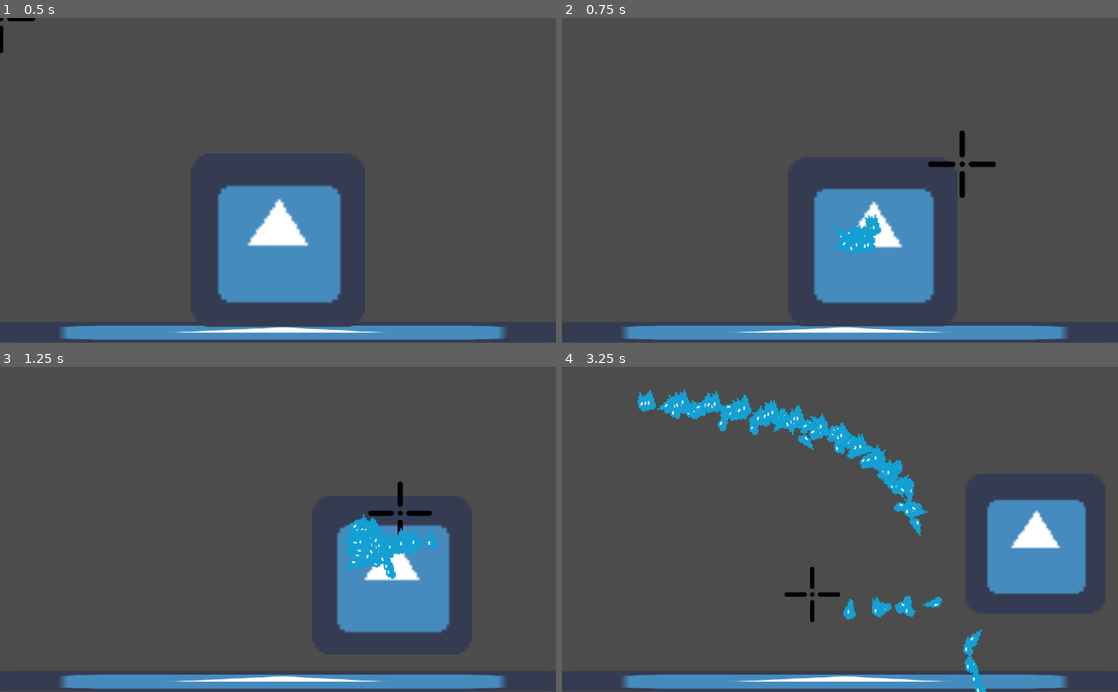
Above: before the commit, frames 1-4 (two rows, left to right).
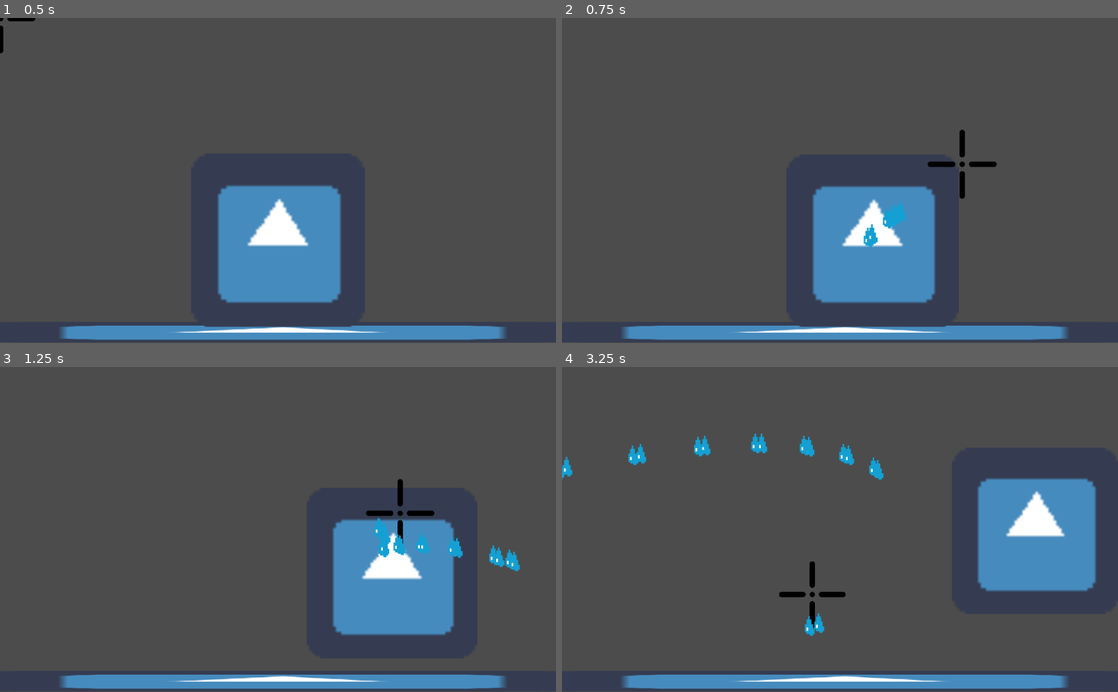
Above: after the commit, the same moments.

Repository: Wowe-Peanut/REPL-Game-Jam
Game: Godot game, scene res://Levels/TestLevel.tscn
The game is run twice, just before and just after one commit, with the same random seed, the same clock (stepped at 60 frames per second) and the same inputs. The engine's default icon, where the game draws it, is replaced by a stand-in: a white triangle on a blue panel in a dark square.
Inputs (mouse positions are in pixels of both pictures, inside the frame that each line leads up to):
- Up to frame 1 (0.5 s): no input
- Up to frame 2 (0.75 s): tap Enter at 0.5 s; move the mouse to (962, 164) at 0.52 s; press the mouse at (962, 164) at 0.53 s; hold D (right) from 0.53 s (still down)
- Up to frame 3 (1.25 s): keep holding D (right); tap W (jump) at 0.77 s
- Up to frame 4 (3.25 s): move the mouse to (728, 545) at 1.27 s; release the mouse at (728, 545) at 1.28 s; click (728, 545) at 1.35 s; tap W (jump) at 1.52, 3.02 s; move the mouse to (895, 458) at 2.02 s; release D (right) at 2.03 s; press the mouse at (895, 458) at 2.03 s; hold A (left) 2.03-2.78 s; move the mouse to (812, 594) at 2.77 s; release the mouse at (812, 594) at 2.78 s; hold D (right) from 2.78 s (still down); click (812, 594) at 2.85 s

Frame 1 is identical in both runs. In frame 2, 1.5% of the frame differs, in the area x 42-79%, y 34-96%; in frame 3, 3.2%; in frame 4, 8.7%, in the area x 0-97%, y 6-100%.

Commit message:
Water Nonsense

Diff:
--- a/Objects/ParticleBoundary.gd
+++ b/Objects/ParticleBoundary.gd
@@ -2,3 +2,4 @@
 
 func _on_Area2D_body_exited(body):
 	body.queue_free()
+	print("hi")
--- a/Objects/Player.gd
+++ b/Objects/Player.gd
@@ -1,16 +1,21 @@
 extends KinematicBody2D
 
 onready var water_particle = load("res://Objects/WaterParticle.tscn")
+onready var timer = $FireTimer
 
 #Movement
 var speed = 300
 var grav = 4000
 var jump = -1000
 var velocity: Vector2
+var fire_ready = true
 
 #Water
 var water = 500
 var min_water = 100
+
+func _ready():
+	timer.start()
 
 func get_input():
 	#Movement
@@ -21,15 +26,15 @@
 		velocity.x += speed
 
 	#Water
-	if Input.is_action_pressed("squirt"):
-		water -= 1
-		water = min_water if water < min_water else water
+	if Input.is_action_pressed("squirt") and fire_ready:
+		fire_ready = false
+		water = min_water if water-1 < min_water else water-1
 		squirt_water()
 
 func squirt_water():
 	var w = water_particle.instance()
 	w.global_position = position
-	w.apply_central_impulse($Cursor.position*10)
+	w.apply_central_impulse($Cursor.position*15)
 	get_tree().get_root().add_child(w)
 
 func _process(delta):
@@ -43,3 +48,6 @@
 
 	#Water Shrinking
 	scale = Vector2(water/100.0, water/100.0)
+
+func _on_FireTimer_timeout():
+	fire_ready = true
--- a/Objects/Player.tscn
+++ b/Objects/Player.tscn
@@ -17,3 +17,8 @@
 shape = SubResource( 1 )
 
 [node name="Cursor" parent="." instance=ExtResource( 3 )]
+
+[node name="FireTimer" type="Timer" parent="."]
+wait_time = 0.1
+
+[connection signal="timeout" from="FireTimer" to="." method="_on_FireTimer_timeout"]
--- /dev/null
+++ b/Objects/WaterParticle.gd
@@ -0,0 +1,10 @@
+extends RigidBody2D
+
+onready var emitter = $Particles2D
+
+# Called when the node enters the scene tree for the first time.
+func _ready():
+	pass # Replace with function body.
+
+func _process(_delta):
+	pass
--- a/Objects/WaterParticle.tscn
+++ b/Objects/WaterParticle.tscn
@@ -1,15 +1,15 @@
-[gd_scene load_steps=4 format=2]
+[gd_scene load_steps=5 format=2]
 
 [ext_resource path="res://Assets/drop.png" type="Texture" id=1]
+[ext_resource path="res://Objects/WaterParticle.gd" type="Script" id=2]
 
 [sub_resource type="ParticlesMaterial" id=1]
 flag_disable_z = true
 direction = Vector3( 0, 0, 0 )
-spread = 180.0
-gravity = Vector3( 0, 3, 0 )
+spread = 0.0
+gravity = Vector3( 0, 0, 0 )
 initial_velocity = 10.0
 initial_velocity_random = 1.0
-angular_velocity = 100.0
 angular_velocity_random = 1.0
 orbit_velocity = 0.0
 orbit_velocity_random = 0.0
@@ -20,11 +20,12 @@
 [node name="WaterParticle" type="RigidBody2D"]
 collision_layer = 2
 collision_mask = 0
-gravity_scale = 4.0
+gravity_scale = 10.0
+script = ExtResource( 2 )
 
 [node name="Particles2D" type="Particles2D" parent="."]
-amount = 3
-lifetime = 2.0
+amount = 2
+lifetime = 0.4
 speed_scale = 10.0
 local_coords = false
 process_material = SubResource( 1 )
Not shown, added: Assets/dixie.png.import
Not shown, added: Assets/dort.png.import
